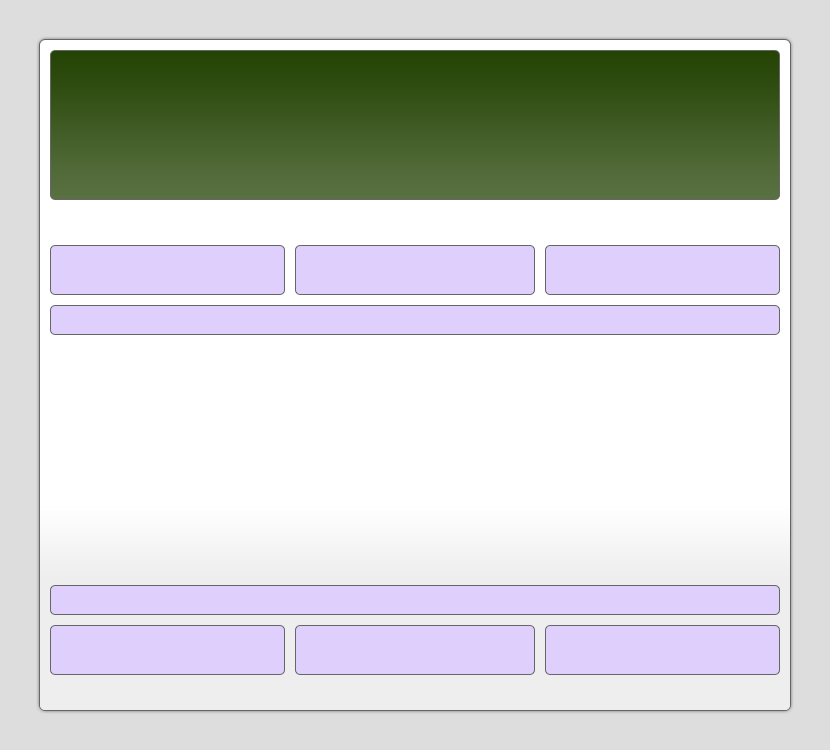
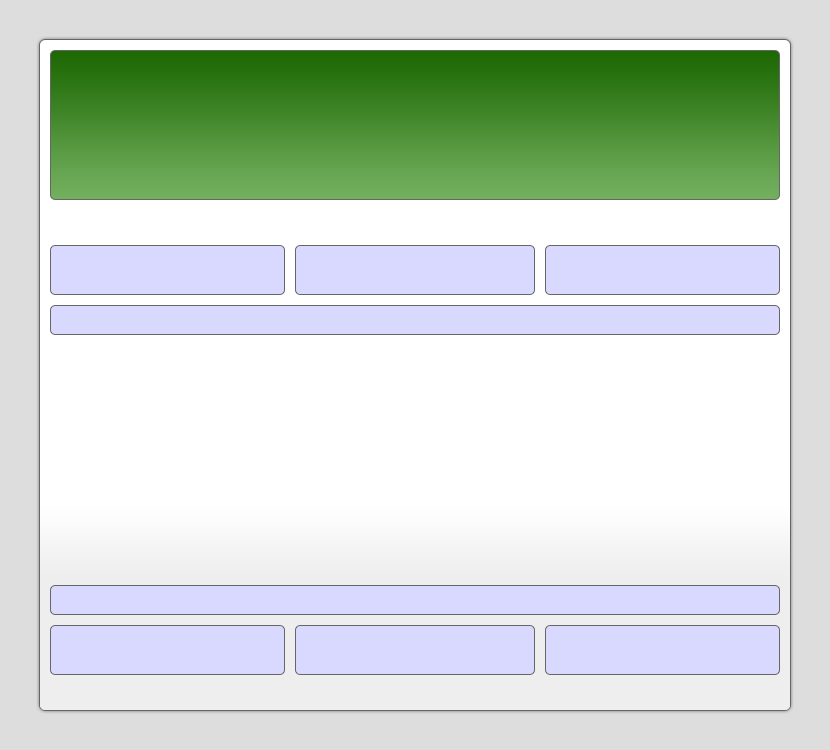
Layered file, before and after one edit (830x750). Changes by layer:
painted on "header" over [51, 51, 779, 199]
painted on "header / footer widgets" over [51, 246, 779, 674]
